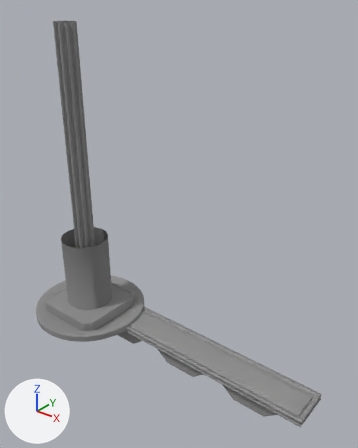
One commit to the FBX model Assets/Art/Art 3D/Level/New Parts/second-level.fbx: the scene before it, then after it.
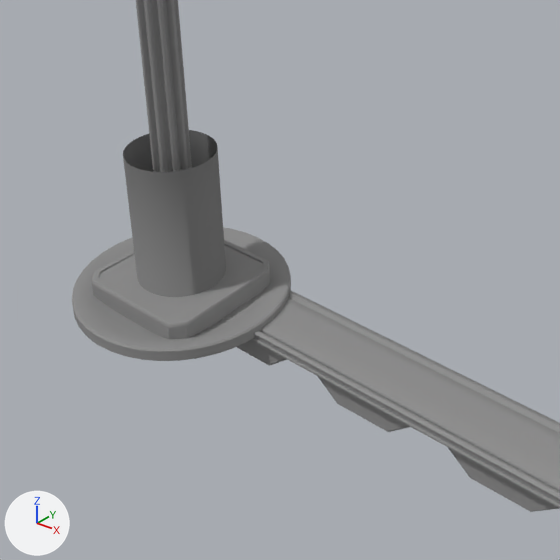
There are two pictures of each version: one whole from a camera (50 mm lens) standing at (24.48, -20.03, 21.98) and looking at (7.84, 0.77, 9.08), one close up on the part from 0% to 78% of the width and 36% to 98% of the height. The axes (+X, +Y, +Z) are drawn at lower left. The lights are the same throughout. Where no turn or scale is listed for an object, it has been applied to the vertices.

In view in the first close-up: 'ForBoxPlatform', 'ForBoxTube', 'key-platform-tail', 'key-platfrom', 'platform-long'.
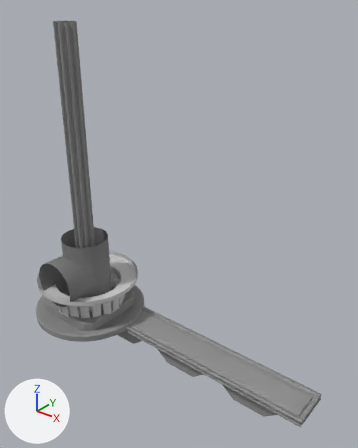
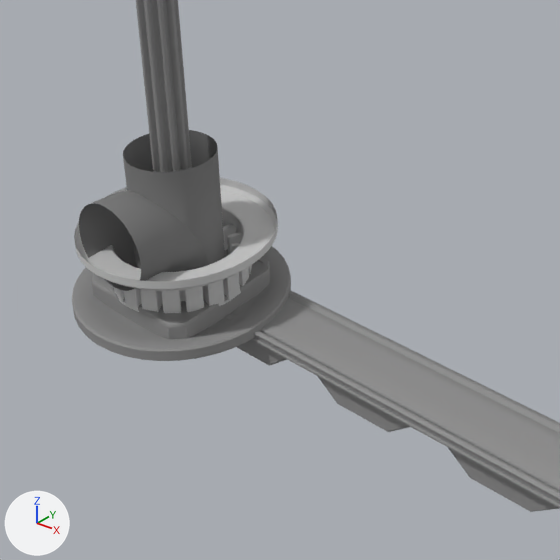
Commit message: merged and update level 3

Pixel boxes (x1, y1, x2, y2) of what changed, in the close-ups (560 x 560 px):
'ForBoxTubeStart', added: after (74, 178, 278, 313)
'ForBoxTubeCorner', added: after (79, 190, 209, 291)

The change in detail:
Material '07 - Default' (mat_07___default) is new.
Its base color is (0.588, 0.588, 0.588) (light grey #cacaca).
Its roughness is 0.859.
Mesh me_mesh_007 is new.
It has 1203 vertices, 1242 faces and spans x -3.61..3.61, y -3.61..3.61, z 0.0..3.0.
It uses material mat_07___default (light grey #cacaca).
Mesh me_mesh_006 is new.
It has 600 vertices, 560 faces and spans x -1.82..1.82, y -3.01..1.82, z 0.0..5.12.
Faces by material slot: [280, 280].
It uses material mat_sub_material_01 (grey #797979).
It uses material mat_submaterial_02 (light grey #d3d3d3).
Object 'ForBoxTubeStart' (ob_forboxtubestart) is new; it shows me_mesh_007.
Its location is (0.0, 0.0, 0.0).
Object 'ForBoxTubeCorner' (ob_forboxtubecorner) is new; it shows me_mesh_006.
Its location is (0.0, 0.0, 0.0).
